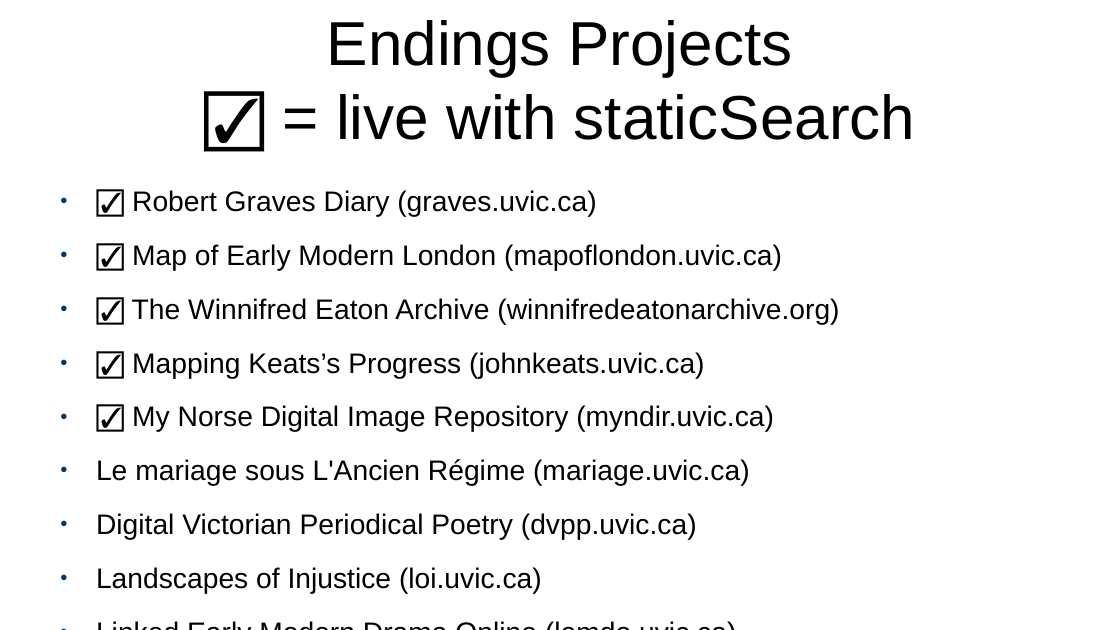
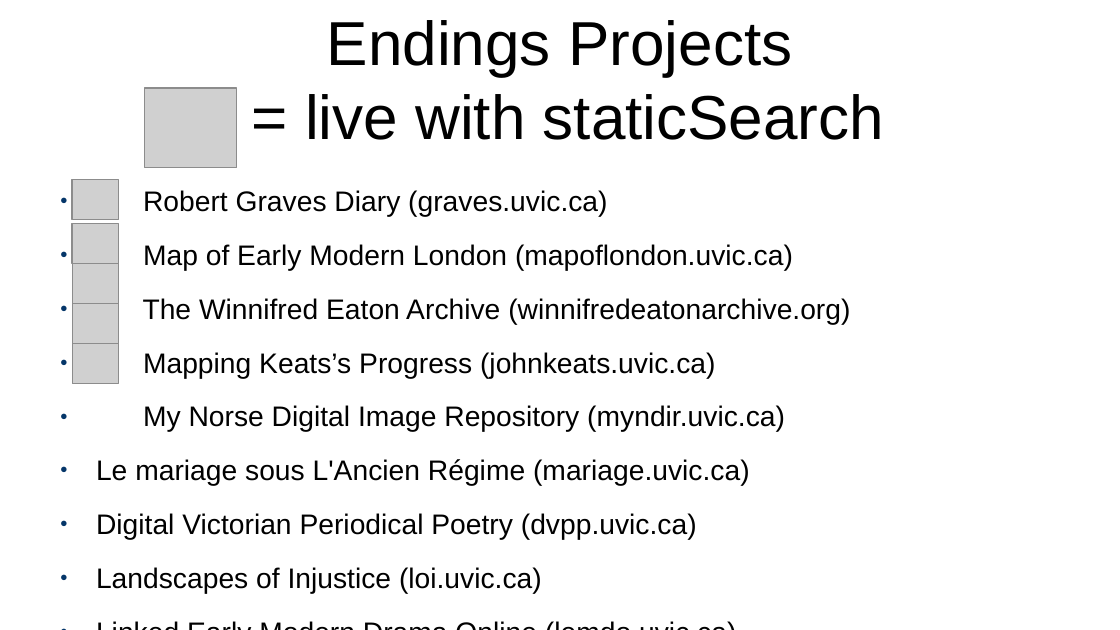
Before and after one commit to projectEndings/Endings, a slide deck: slide 40 of presentations/ubc2020/nineProjects.odp. Drawn at 1120x630 pixels with LibreOffice and Linux fonts; fonts in the diff are those of the drawing; grey boxes stand for pictures. Boxes give left, top, right and bottom in pixels: in the first picture for what was removed or moved away, otherwise in the second. Text is boxed around its words. In the diff, an @@ line names an element or a change of style, - is before the commit and + after.

Commit message:
Replaced checkmark char with images because LO Impress can't export fonts to PDF properly.

```diff
--- a/presentations/ubc2020/nineProjects.odp
+++ b/presentations/ubc2020/nineProjects.odp
@@ title at box(305, 20, 884, 140): text changed @@
-Endings Projects
-☑ = live with staticSearch
+Endings Projects
+= live with staticSearch
@@ picture added at box(144, 88, 237, 169) @@
@@ picture added at box(72, 180, 118, 220) @@
@@ text at box(143, 190, 850, 432): text changed @@
-● ☑ Robert Graves Diary (graves.uvic.ca)
-● ☑ Map of Early Modern London (mapoflondon.uvic.ca)
-● ☑ The Winnifred Eaton Archive (winnifredeatonarchive.org)
-● ☑ Mapping Keats’s Progress (johnkeats.uvic.ca)
-● ☑ My Norse Digital Image Repository (myndir.uvic.ca)
+● Robert Graves Diary (graves.uvic.ca)
+● Map of Early Modern London (mapoflondon.uvic.ca)
+● The Winnifred Eaton Archive (winnifredeatonarchive.org)
+● Mapping Keats’s Progress (johnkeats.uvic.ca)
+● My Norse Digital Image Repository (myndir.uvic.ca)
@@ picture added at box(72, 224, 118, 263) @@
@@ picture added at box(72, 264, 118, 304) @@
@@ picture added at box(72, 304, 118, 344) @@
@@ picture added at box(72, 345, 118, 384) @@
```
Also in this commit, not shown: 1 other file.
